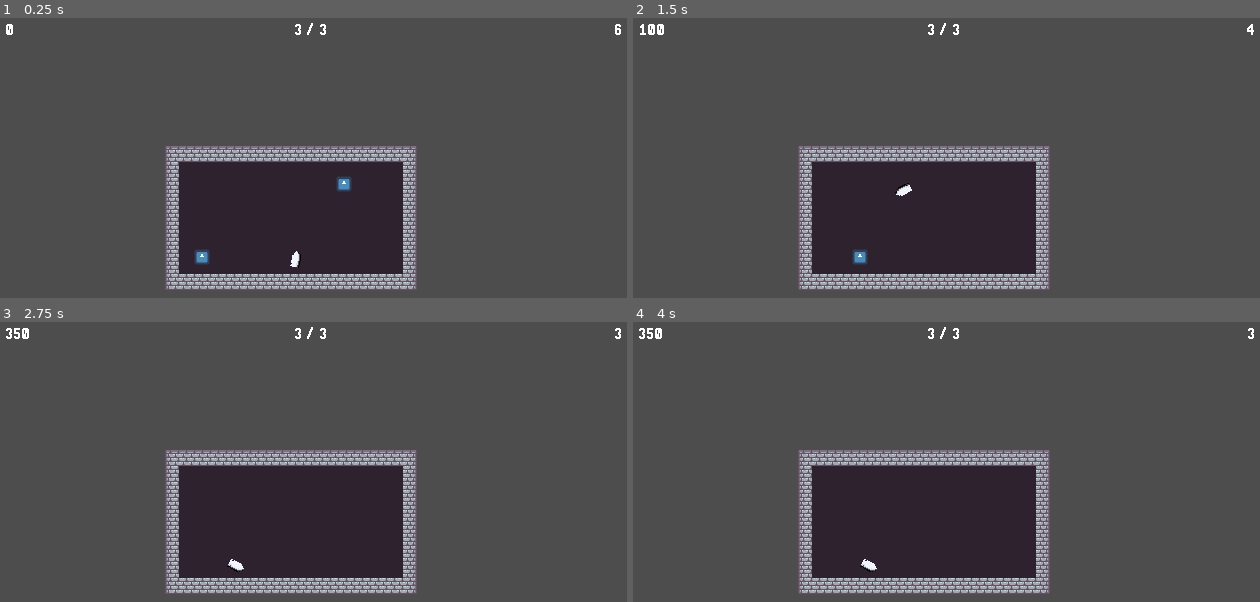
Above: before the commit, frames 1-4 (two rows, left to right).
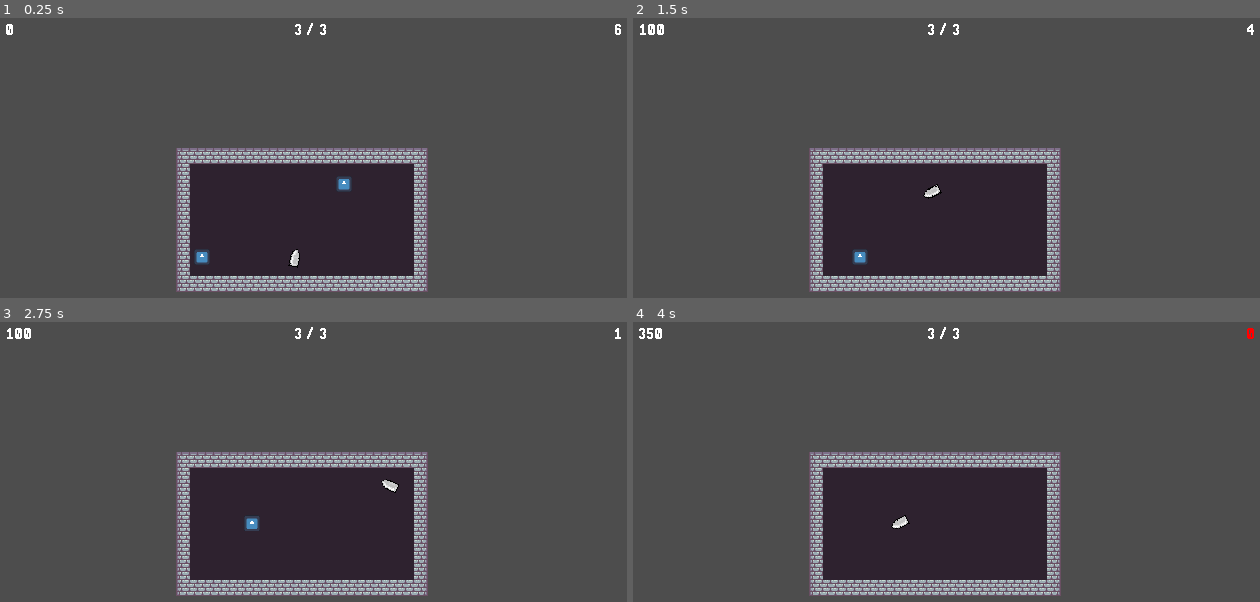
Above: after the commit, the same moments.

Repository: Thomas-Fortier/PirateJam2025
Game: Godot game, scene res://levels/playground_jon.tscn
The game is run twice, just before and just after one commit, with the same random seed, the same clock (stepped at 60 frames per second) and the same inputs. The engine's default icon, where the game draws it, is replaced by a stand-in: a white triangle on a blue panel in a dark square.
Inputs (mouse positions are in pixels of both pictures, inside the frame that each line leads up to):
- Up to frame 1 (0.25 s): no input
- Up to frame 2 (1.5 s): tap Enter at 0.5 s; move the mouse to (1078, 180) at 0.52 s; click (1078, 180) at 0.6 s; move the mouse to (814, 216) at 1.27 s; click (814, 216) at 1.35 s
- Up to frame 3 (2.75 s): move the mouse to (369, 422) at 2.02 s; click (369, 422) at 2.1 s
- Up to frame 4 (4 s): move the mouse to (908, 574) at 2.77 s; click (908, 574) at 2.85 s; tap Space at 3.5 s; move the mouse to (1134, 557) at 3.52 s; click (1134, 557) at 3.6 s

The runs differ from the first frame. In frame 1, 7.7% of the frame differs, in the area x 26-69%, y 45-98%; in frame 2, 7.8%; in frame 3, 8.0%, in the area x 0-100%, y 2-98%; in frame 4, 7.8%.

Commit message:
Added new bullet model

Diff:
--- a/src/entities/bullet/bullet.tscn
+++ b/src/entities/bullet/bullet.tscn
@@ -1,7 +1,7 @@
 [gd_scene load_steps=3 format=3 uid="uid://bthni1oqodncp"]
 
 [ext_resource type="Script" path="res://entities/bullet/bullet.gd" id="1_eus8a"]
-[ext_resource type="Texture2D" uid="uid://drxsmpe1ljdu" path="res://entities/bullet/bullet.png" id="2_bltfy"]
+[ext_resource type="Texture2D" uid="uid://d00eh6uvl7auh" path="res://entities/bullet/Bulletv4.png" id="2_wspel"]
 
 [node name="Bullet" type="CharacterBody2D"]
 script = ExtResource("1_eus8a")
@@ -10,7 +10,6 @@
 polygon = PackedVector2Array(0, -3, 3, -3, 3, -2, 5, -2, 5, -1, 6, -1, 6, 0, 7, 0, 7, 1, 6, 1, 6, 2, 5, 2, 5, 3, 3, 3, 3, 4, 0, 4)
 
 [node name="Sprite" type="Sprite2D" parent="Collider"]
-modulate = Color(0.94301, 0.957642, 0.999168, 1)
 texture_filter = 1
 position = Vector2(-1, 0)
-texture = ExtResource("2_bltfy")
+texture = ExtResource("2_wspel")
--- a/src/levels/playground_jon.tscn
+++ b/src/levels/playground_jon.tscn
@@ -413,6 +413,7 @@
 [node name="Layer1" type="TileMapLayer" parent="TileMap"]
 texture_filter = 1
 use_parent_material = true
+position = Vector2(11, 2)
 tile_map_data = PackedByteArray("AAASAAwAAAAXAAEAAAASAA0AAAAXAAEAAAASAA4AAAAXAAEAAAASAA8AAAAXAAEAAAASABAAAAALAAQAAAATAA …(2224 unchanged characters)…
 tile_set = SubResource("TileSet_4c14s")
 
--- a/src/project.godot
+++ b/src/project.godot
@@ -20,7 +20,7 @@
 window/size/viewport_width=640
 window/size/viewport_height=360
 window/size/mode=3
-window/stretch/mode="viewport"
+window/stretch/mode="canvas_items"
 window/stretch/aspect="keep_height"
 
 [input]
Binary file changed: src/entities/bullet/Bulletv3.png
Binary file added: src/entities/bullet/Bulletv4.png
Not shown, added: src/entities/bullet/Bulletv4.png.import
